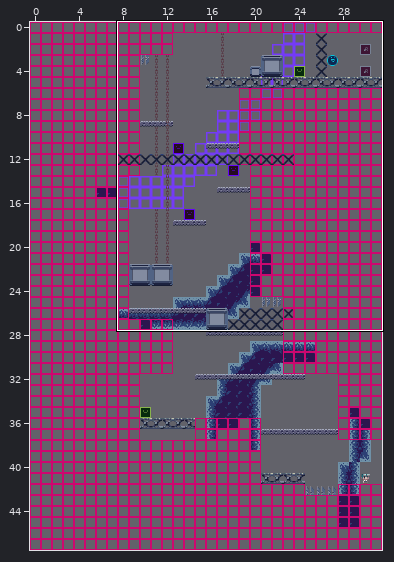
Two versions of a level (Tiled map (JSON), src/resource/map/stage205.json). Above, an overview of the earlier version with the close-up marked.
Close-up. As it was:
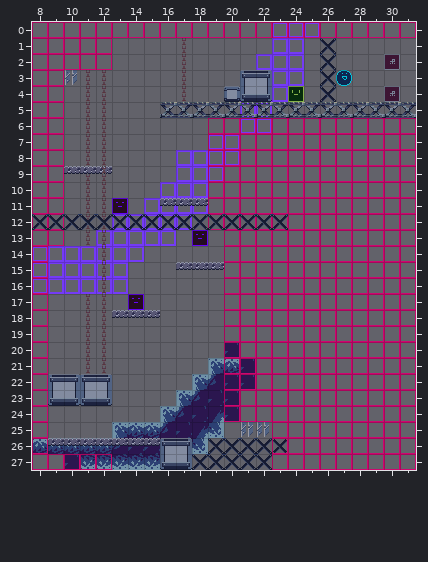
Cells are 16x16 px. Shown: x 8..31, y 0..27. The commit also changed other parts of the map, which this record leaves out.
After the commit:
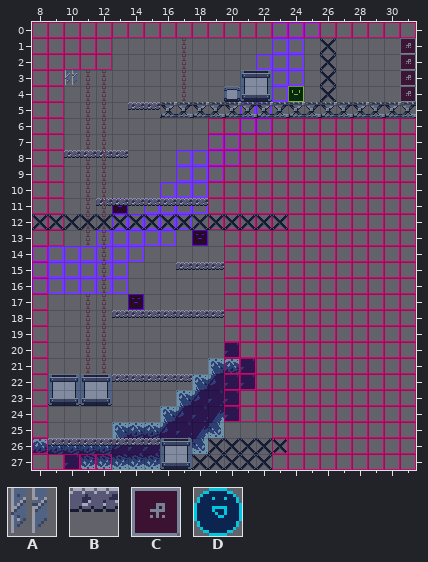
Key: from "BackGround": A 10, B 96; from "EntityMover": C 2, D 10.
_ is an empty cell, . an unchanged one.
Objects are placed by their top-left corner, in cells (3,4 is the top-left corner of cell 3,4); size is 1x1 cell unless given.
Difference:
--- layer "Obj"
-C at 30,2
+C at 31,3
-C at 30,4
+C at 31,4
+C at 31,1
+C at 31,2
-D at 27,3
--- layer "Entity"
@@ x 14..15 @@
- 5 __
+ 5 BB
@@ x 10..13 @@
- 8 ____
- 9 BBB.
+ 8 BBBB
+ 9 ___.
@@ x 12..15 @@
-11 ____
+11 BBBB
@@ x 16..19 @@
-18 ____
+18 BBBB
@@ x 13..17 @@
-22 _____
+22 BBBBB
@@ x 21..22 @@
-25 AA
+25 __
Where, in picture pixels (left, top, right, bottom), the same in both close-ups:
changed: (384, 38, 416, 102)
removed: (336, 70, 352, 86)
added: (128, 102, 160, 110)
changed: (64, 150, 128, 174)
added: (96, 198, 160, 206)
added: (160, 310, 224, 318)
added: (112, 374, 192, 382)
removed: (241, 422, 269, 437)
